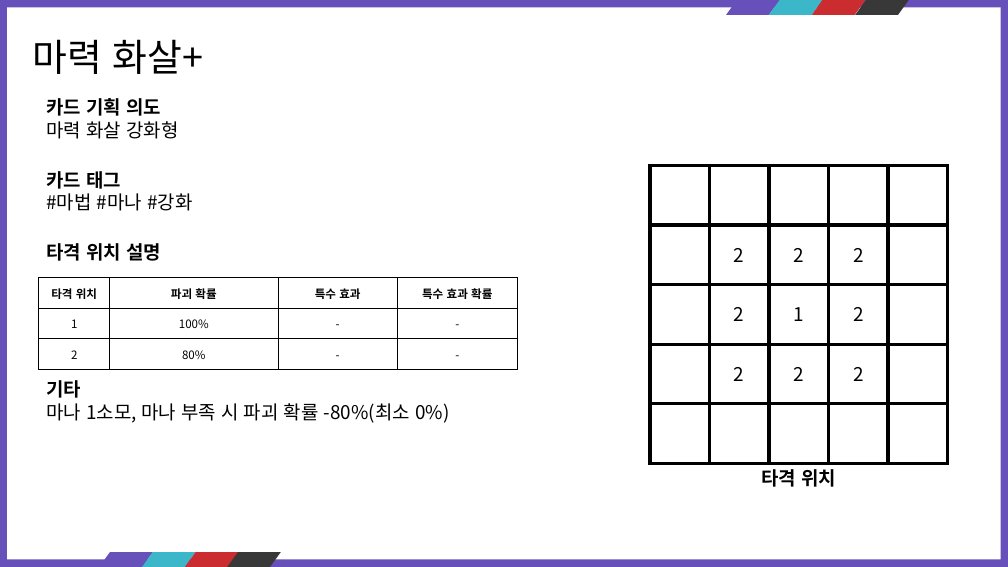
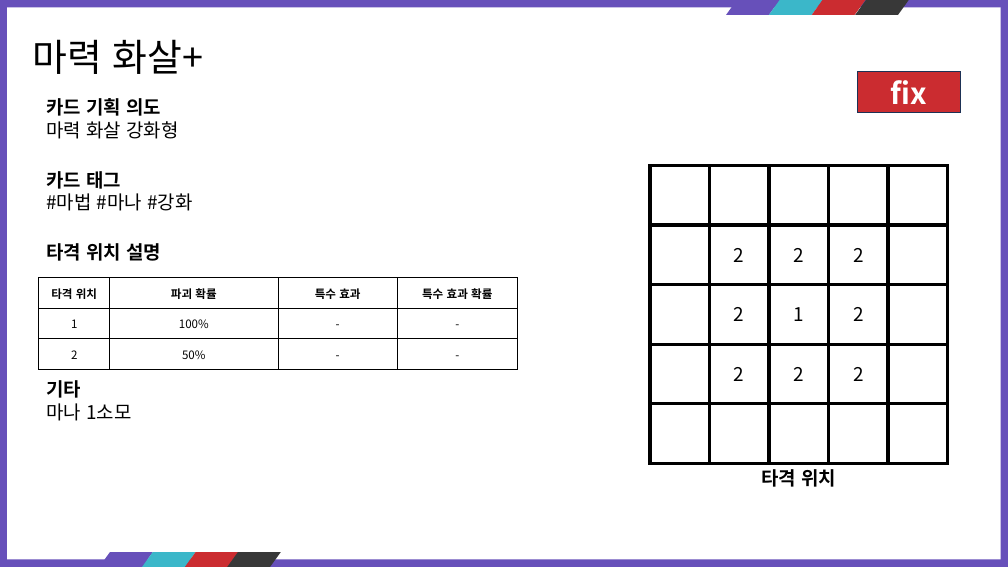
Before and after one commit to kauthor/FluffyDisdog, a slide deck: slide 10 of Plan/기획서/마법사.pptx (slide 9 before the commit). Drawn at 1008x567 pixels with LibreOffice and Linux fonts; fonts in the diff are those of the drawing. Boxes give left, top, right and bottom in pixels: in the first picture for what was removed or moved away, otherwise in the second. Text is boxed around its words. In the diff, an @@ line names an element or a change of style, - is before the commit and + after.

```diff
--- a/Plan/기획서/마법사.pptx
+++ b/Plan/기획서/마법사.pptx
@@ rectangle added at [858, 72, 960, 113], fill #CB2C30, outline #1E3256 1 pt, 28 pt, text #FFFFFF, bold @@
+fix
@@ table at [39, 278, 517, 370] @@
-row 3, column 2: 80%
+row 3, column 2: 50%
@@ text at [46, 403, 131, 421]: text changed @@
-마나 1소모, 마나 부족 시 파괴 확률 -80%(최소 0%)
+마나 1소모
```
Also in this commit, not shown: 16 other slides changed, 23 slides added.
